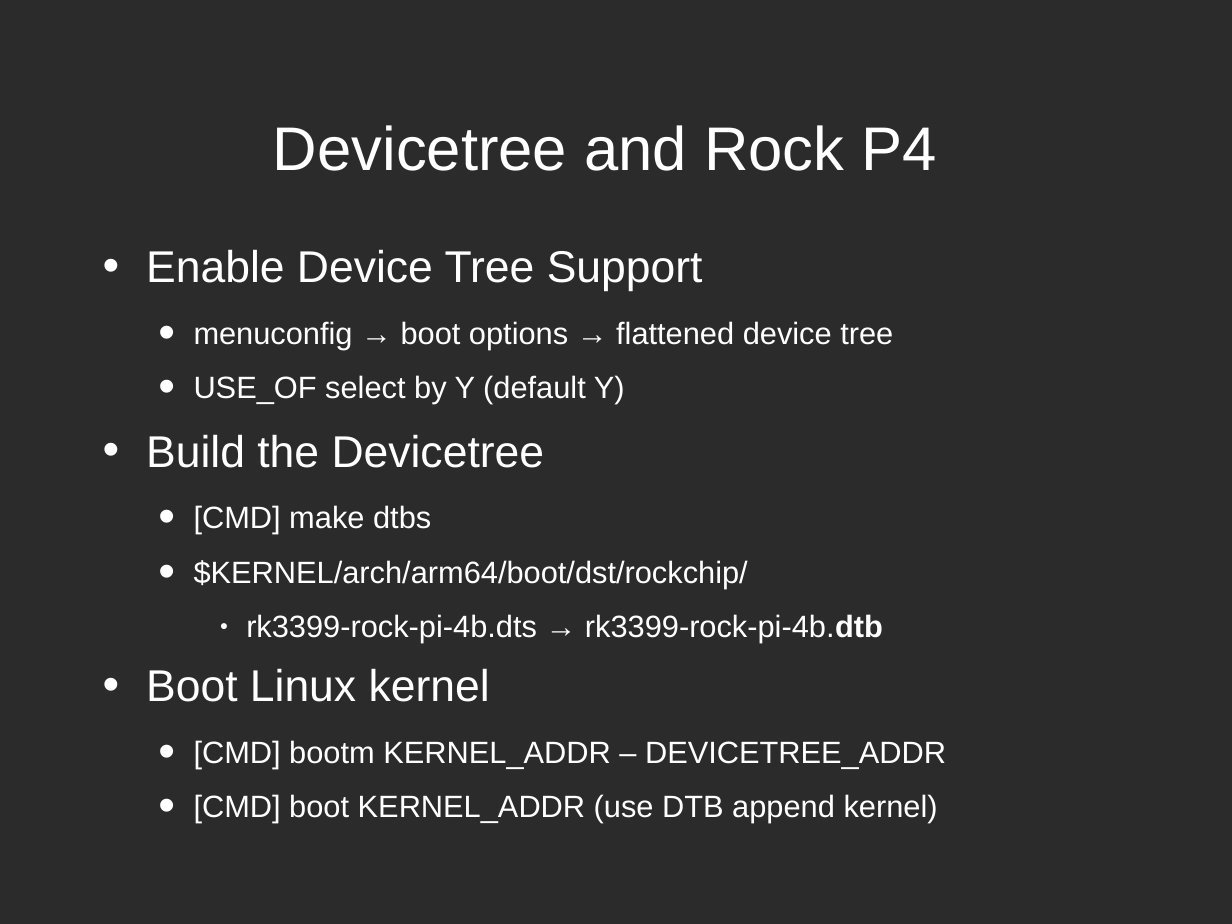
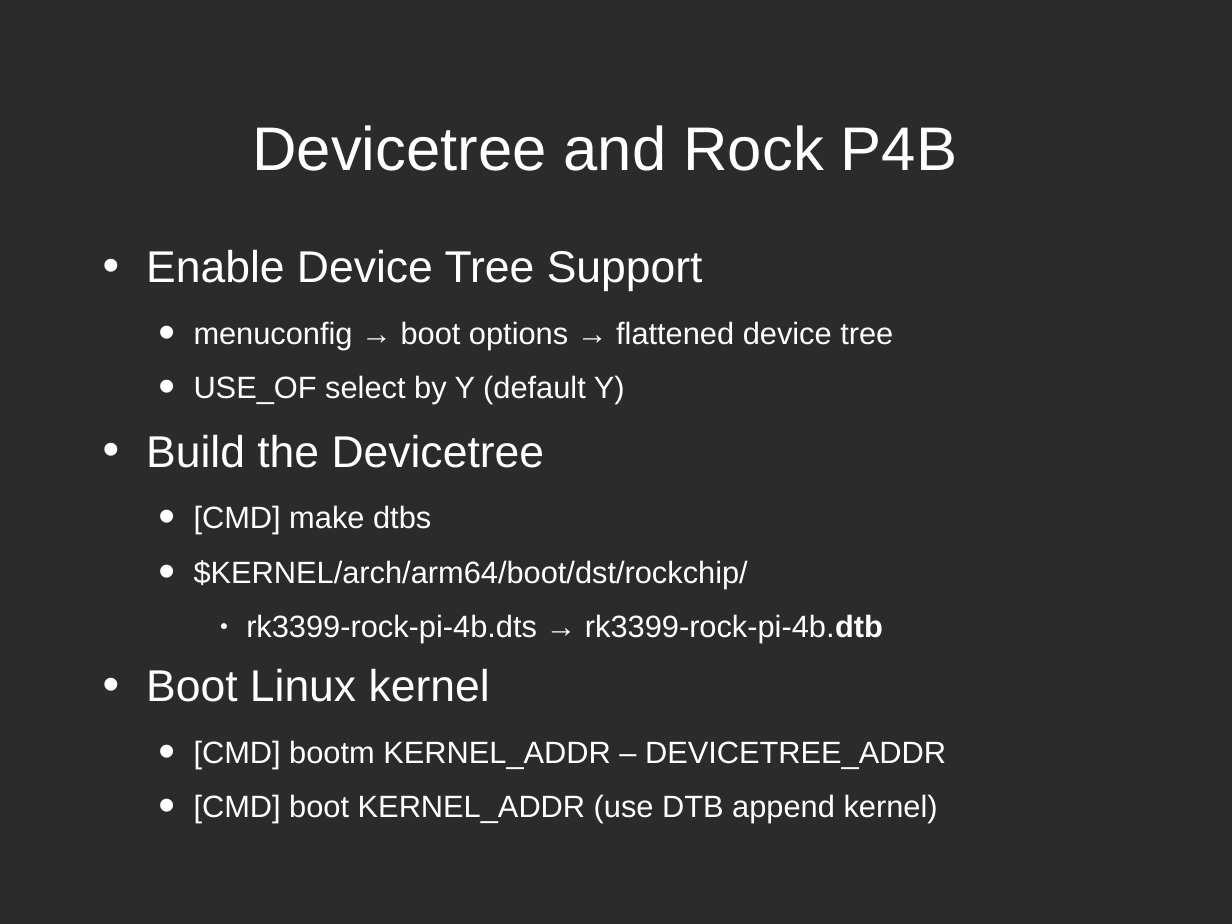
Before and after one commit to xlloss/embedded_linux_cadtc, a slide deck: slide 11 of linux_driver/present/2-driver-basic/2-3_Devicetree.odp (slide 10 before the commit). Drawn at 1232x924 pixels with LibreOffice and Linux fonts; fonts in the diff are those of the drawing; background and template pictures are left out; a plain dark background stands for a picture behind light text. Boxes give left, top, right and bottom in pixels: in the first picture for what was removed or moved away, otherwise in the second. Text is boxed around its words. In the diff, an @@ line names an element or a change of style, - is before the commit and + after.

```diff
--- a/linux_driver/present/2-driver-basic/2-3_Devicetree.odp
+++ b/linux_driver/present/2-driver-basic/2-3_Devicetree.odp
@@ title at box(252, 125, 957, 171): text changed @@
-Devicetree and Rock P4
+Devicetree and Rock P4B
```
Also in this commit, not shown: 8 other slides changed, 1 slide added, 2 slides removed, 5 other files.
